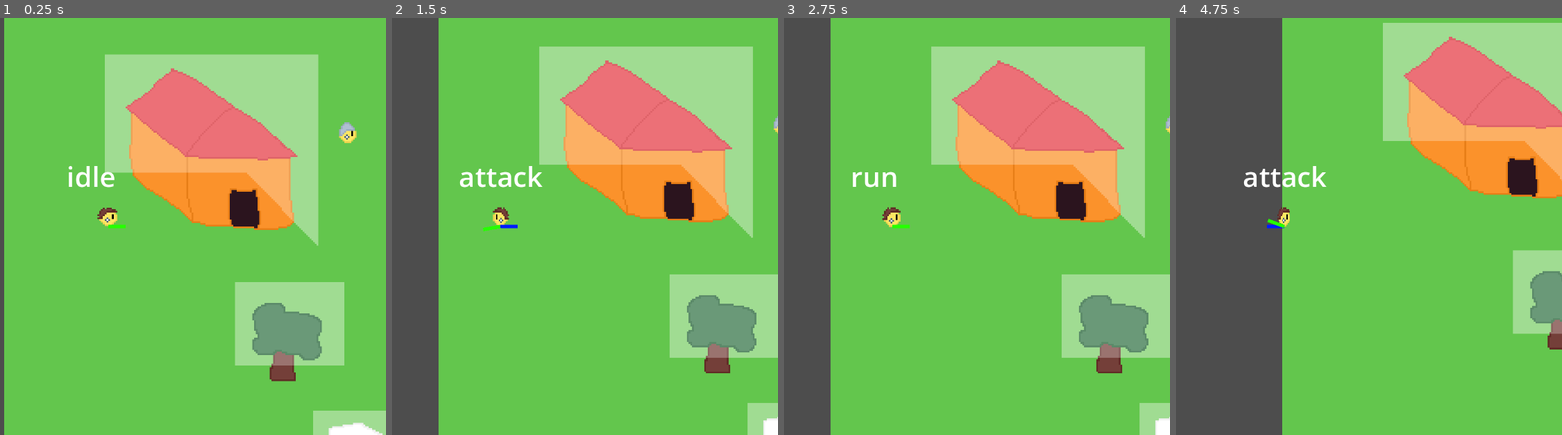
Above: before the commit, frames 1-4 (left to right).
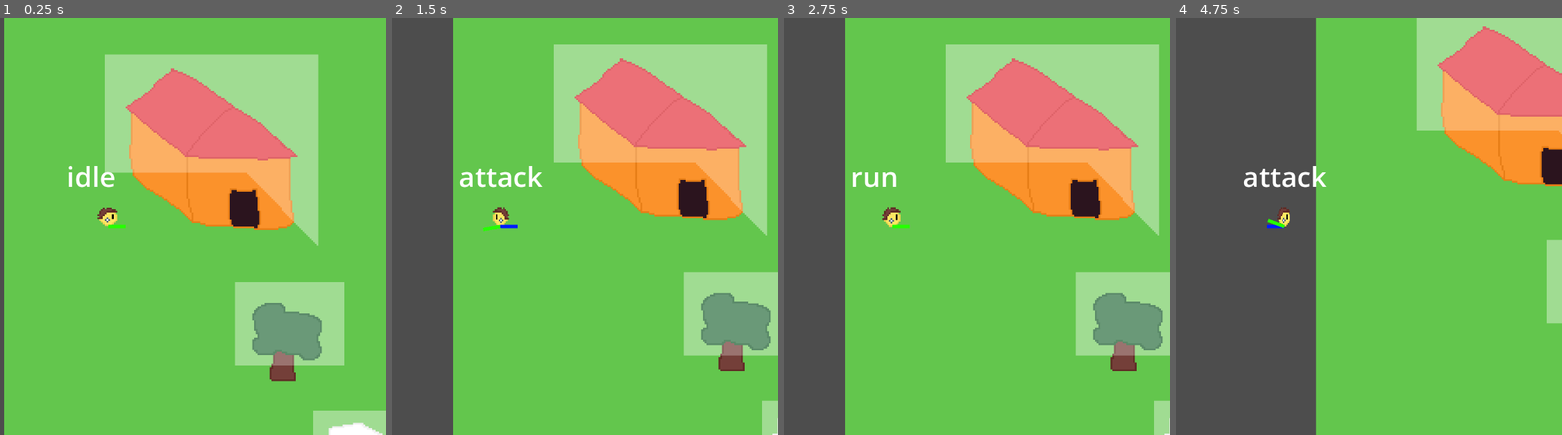
Above: after the commit, the same moments.

Repository: e-Forest/prototype_combat
Game: Godot game, scene res://scn/game.tscn
Two runs of this game, one before a commit and one after it. Both use one fixed random seed, a clock stepped at 60 frames per second and the inputs below.
Inputs (mouse positions are in pixels of both pictures, inside the frame that each line leads up to):
- Up to frame 1 (0.25 s): no input
- Up to frame 2 (1.5 s): tap Enter at 0.5 s; move the mouse to (623, 205) at 0.52 s; press the mouse at (623, 205) at 0.53 s; hold D (east) 0.53-1.28 s; tap Space at 1.25 s; move the mouse to (outside the picture) at 1.27 s; release the mouse at (outside the picture) at 1.28 s; hold S (south) from 1.28 s (still down); click (outside the picture) at 1.35 s
- Up to frame 3 (2.75 s): move the mouse to (946, 134) at 2.02 s; release S (south) at 2.03 s; press the mouse at (946, 134) at 2.03 s; hold D (east) from 2.03 s (still down)
- Up to frame 4 (4.75 s): tap Enter at 2.75 s; move the mouse to (1257, 309) at 2.77 s; release D (east) at 2.78 s; release the mouse at (1257, 309) at 2.78 s; hold W (north) 2.78-3.53 s; click (1257, 309) at 2.85 s; move the mouse to (1450, 289) at 3.52 s; press the mouse at (1450, 289) at 3.53 s; hold A (west) from 3.53 s (still down); tap Space at 4.25 s; move the mouse to (outside the picture) at 4.27 s; release the mouse at (outside the picture) at 4.28 s; click (outside the picture) at 4.35 s

The runs differ from the first frame. In frame 1, 0.2% of the frame differs, in the area x 87-93%, y 25-30%; in frame 2, 15%; in frame 3, 15%; in frame 4, 23%, in the area x 27-100%, y 0-100%.
Error before the commit: Invalid call. Nonexistent function 'get_next_location' in base 'NavigationAgent2D'. (res://src/npc.gd:14)
Error after the commit: Invalid call. Nonexistent function 'set_target_location' in base 'NavigationAgent2D'. (res://src/player.gd:87)

Commit message:
scripttimer für attacke funktioniert

Diff:
--- a/scn/npc.tscn
+++ b/scn/npc.tscn
@@ -7,6 +7,8 @@
 radius = 2.0
 
 [node name="Npc" type="CharacterBody2D"]
+collision_layer = 0
+collision_mask = 0
 script = ExtResource("1_bx4xc")
 
 [node name="Skin" type="Sprite2D" parent="."]
--- a/scn/player.tscn
+++ b/scn/player.tscn
@@ -85,9 +85,11 @@
 radius = 20.0
 
 [sub_resource type="CircleShape2D" id="CircleShape2D_fvx33"]
-radius = 5.0
+radius = 6.0
 
 [node name="Player" type="CharacterBody2D" groups=["player"]]
+collision_layer = 0
+collision_mask = 0
 script = ExtResource("1_wl4ff")
 
 [node name="shape" type="CollisionShape2D" parent="."]
@@ -122,10 +124,6 @@
 "": SubResource("AnimationLibrary_kni6f")
 }
 
-[node name="AttackTimer" type="Timer" parent="."]
-wait_time = 0.4
-one_shot = true
-
 [node name="AttackRay" type="RayCast2D" parent="."]
 
 [node name="DebugState" type="Label" parent="."]
@@ -143,7 +141,7 @@
 shape = SubResource("CircleShape2D_c21rk")
 
 [node name="HitBoxStitch" type="Area2D" parent="."]
-position = Vector2(0, -8)
+position = Vector2(0, -6)
 script = ExtResource("4_raxma")
 
 [node name="shape" type="CollisionShape2D" parent="HitBoxStitch"]
--- a/scn/test_map.tscn
+++ b/scn/test_map.tscn
@@ -1,13 +1,12 @@
-[gd_scene load_steps=14 format=3 uid="uid://bnoej6qxytdx"]
+[gd_scene load_steps=13 format=3 uid="uid://bg26q8ha801kx"]
 
-[ext_resource type="Texture2D" uid="uid://duhquuceg4qtv" path="res://ass/ground1.png" id="1_8q8s3"]
+[ext_resource type="Texture2D" uid="uid://duhquuceg4qtv" path="res://ass/maps/test_map/ground1.png" id="1_8q8s3"]
 [ext_resource type="Script" path="res://src/test_map.gd" id="1_yj7ra"]
-[ext_resource type="Texture2D" uid="uid://cg20pg4lqc5jg" path="res://ass/ground2.png" id="2_t7f11"]
-[ext_resource type="Texture2D" uid="uid://bmll6ikuewmfy" path="res://ass/objects1.png" id="3_6dvnm"]
-[ext_resource type="Texture2D" uid="uid://c5kwg4lwrtfmc" path="res://ass/objects2.png" id="4_vpsec"]
-[ext_resource type="PackedScene" uid="uid://b3noswe0aih0f" path="res://scn/npc.tscn" id="6_7n42m"]
+[ext_resource type="Texture2D" uid="uid://cg20pg4lqc5jg" path="res://ass/maps/test_map/ground2.png" id="2_t7f11"]
+[ext_resource type="Texture2D" uid="uid://bmll6ikuewmfy" path="res://ass/maps/test_map/objects1.png" id="3_6dvnm"]
+[ext_resource type="Texture2D" uid="uid://c5kwg4lwrtfmc" path="res://ass/maps/test_map/objects2.png" id="4_vpsec"]
 [ext_resource type="Shader" path="res://shd/test_map.gdshader" id="6_8q05f"]
-[ext_resource type="Texture2D" uid="uid://bogskpv6jw5g3" path="res://ass/is_top1.png" id="7_7ubgj"]
+[ext_resource type="Texture2D" uid="uid://bogskpv6jw5g3" path="res://ass/maps/test_map/is_top1.png" id="7_7ubgj"]
 [ext_resource type="PackedScene" uid="uid://di0pb23hwj7qv" path="res://scn/player.tscn" id="7_o1uyt"]
 
 [sub_resource type="NavigationPolygon" id="NavigationPolygon_exdxa"]
@@ -54,7 +53,6 @@
 material = SubResource("ShaderMaterial_4twmn")
 z_index = 99
 frames = SubResource("SpriteFrames_oxjd1")
-frame = 1
 centered = false
 
 [node name="is_top" type="Sprite2D" parent="."]
@@ -67,5 +65,19 @@
 [node name="Camera2d" type="Camera2D" parent="Player"]
 current = true
 
-[node name="Npc" parent="." instance=ExtResource("6_7n42m")]
-position = Vector2(198, 112)
+[node name="house" type="StaticBody2D" parent="."]
+
+[node name="CollisionPolygon2d" type="CollisionPolygon2D" parent="house"]
+polygon = PackedVector2Array(167, 161, 138, 132, 74, 131, 111, 159)
+
+[node name="tree" type="StaticBody2D" parent="."]
+position = Vector2(40, 105)
+
+[node name="CollisionPolygon2d" type="CollisionPolygon2D" parent="tree"]
+polygon = PackedVector2Array(128, 145, 127, 135, 114, 135, 113, 144)
+
+[node name="stone" type="StaticBody2D" parent="."]
+position = Vector2(68, 154)
+
+[node name="CollisionPolygon2d" type="CollisionPolygon2D" parent="stone"]
+polygon = PackedVector2Array(153, 144, 154, 136, 114, 135, 113, 144)
--- a/src/npc.gd
+++ b/src/npc.gd
@@ -10,11 +10,11 @@
 	nav_agent.velocity_computed.connect(_on_velocity_computed)
 
 func _physics_process(delta):
-#	if nav_agent.is_target_reachable():
-	var next_location = nav_agent.get_next_location()
-	nav_agent.set_velocity(global_position.direction_to(next_location) * nav_agent.max_speed)
-#	else:
-#		nav_agent.set_velocity(Vector2.ZERO)
+	if nav_agent.is_target_reachable():
+		var next_location = nav_agent.get_next_location()
+		nav_agent.set_velocity(global_position.direction_to(next_location) * nav_agent.max_speed)
+	else:
+		nav_agent.set_velocity(Vector2.ZERO)
 
 
 func _on_velocity_computed(safe_velocity):
--- a/src/player.gd
+++ b/src/player.gd
@@ -1,4 +1,6 @@
 class_name Player extends CharacterBody2D
+
+signal  attack_ended
 
 var body_height:int = 16
 
@@ -8,6 +10,9 @@
 var attack_start_pos:Vector2
 var attack_end_pos:Vector2
 var attack_range:float = 50.0
+#var attack_shorter_percent:float
+var attack_time:float
+var attack_time_default:float=0.4
 
 var speed:float = 100.0
 
@@ -17,7 +22,6 @@
 @onready var aim_dir_pointer = $AimDirPointer as Line2D
 @onready var state_machine = $StateMachine as StateMachine
 @onready var animation_player = $AnimationPlayer as AnimationPlayer
-@onready var attack_timer = $AttackTimer as Timer
 @onready var debug_state = $DebugState as Label
 @onready var attack_ray = $AttackRay  as RayCast2D
 @onready var hit_box_stroke = $HitBoxStroke as HitBox
@@ -29,8 +33,8 @@
 func _ready():
 	PlayerInput.aim_ended.connect(self._on_aim_ended)
 	state_machine.state_entered.connect(self._on_state_entered)
-	attack_timer.timeout.connect(func(): state_machine.current_state = States.Player.idle)
 	state_machine.current_state = States.Player.idle
+	attack_ended.connect(func(): state_machine.current_state = States.Player.idle)
 
 
 func _process(delta):
@@ -47,30 +51,33 @@
 			if PlayerInput.get_move_vector()==Vector2.ZERO:
 				state_machine.current_state = States.Player.idle
 		States.Player.attack:
-			update_attack_movement()
+			update_attack_movement(delta)
 			update_aimpointer()
 			update_lookpointer(get_attack_direction())
-			update_hitbox_stitch()
-			if is_move_in_aim_direction() and is_attack_halftime_reached() and is_position_walkable(global_position):
+#			update_hitbox_stitch()
+			if (is_move_in_aim_direction()
+				and is_attack_halftime_reached()
+				and is_position_walkable(global_position)):
 				state_machine.current_state = States.Player.idle
 
 
-func update_attack_movement():
-	var a = attack_timer
-	var timer_percent = a.time_left/a.wait_time
-	var target_pos:Vector2
-	if timer_percent < 0.5:
+func update_attack_movement(delta:float):
+	attack_time-=delta
+	if attack_time < 0.0:
+		emit_signal("attack_ended")
+		return
+	var timer_percent = 1-attack_time/attack_time_default
+	if not is_attack_halftime_reached():
 		var progress = timer_percent * 2
-		position = attack_start_pos.lerp(attack_end_pos,progress)
+		global_position = attack_start_pos.lerp(attack_end_pos,progress)
 	else:
 		var progress = (timer_percent -0.5) *2
-		position = attack_end_pos.lerp(attack_start_pos,progress)
+		global_position = attack_end_pos.lerp(attack_start_pos,progress)
 
 
 func update_movement():
 	var v2 = PlayerInput.get_move_vector()
 	set_velocity_consider_nav(v2)
-#
 	move_dir_pointer.rotation = v2.angle()
 	move_and_slide()
 
@@ -101,10 +108,6 @@
 	aim_dir_pointer.set_point_position(1,target_pos)
 
 
-func update_hitbox_stitch():
-	hit_box_stitch.position = get_attack_direction() * 10+Vector2.UP * body_height/2
-
-
 func get_attack_direction()->Vector2:
 	return (attack_end_pos - attack_start_pos).normalized()
 
@@ -128,7 +131,7 @@
 
 
 func is_attack_halftime_reached()->bool:
-	return(attack_timer.time_left < attack_timer.wait_time/2)
+	return(attack_time < attack_time_default/2)
 
 
 func _on_state_entered(state):
@@ -143,7 +146,7 @@
 
 
 func _on_aim_ended(start_pos:Vector2,end_pos:Vector2):
-	state_machine.current_state = States.Player.attack
 	attack_start_pos = position
 	attack_end_pos = position + aim_dir_pointer.get_point_position(1)
-	attack_timer.start()
+	attack_time = attack_time_default
+	state_machine.current_state = States.Player.attack
Binary file removed: ass/house.aseprite
Renamed: ass/debug1.png -> ass/maps/test_map/debug1.png
Not shown, changed: ass/maps/test_map/debug1.png.import
Renamed: ass/debug2.png -> ass/maps/test_map/debug2.png
Not shown, changed: ass/maps/test_map/debug2.png.import
Renamed: ass/ground1.png -> ass/maps/test_map/ground1.png
Not shown, changed: ass/maps/test_map/ground1.png.import
Renamed: ass/ground2.png -> ass/maps/test_map/ground2.png
Not shown, changed: ass/maps/test_map/ground2.png.import
Renamed: ass/is_top1.png -> ass/maps/test_map/is_top1.png
Not shown, changed: ass/maps/test_map/is_top1.png.import
Renamed: ass/is_top2.png -> ass/maps/test_map/is_top2.png
(and 17 more such lines)
